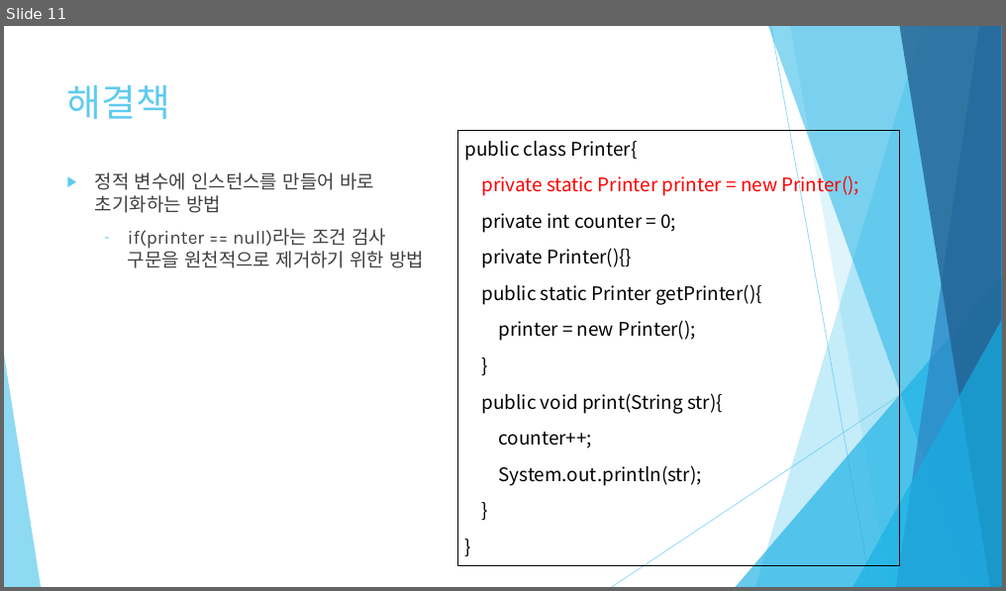
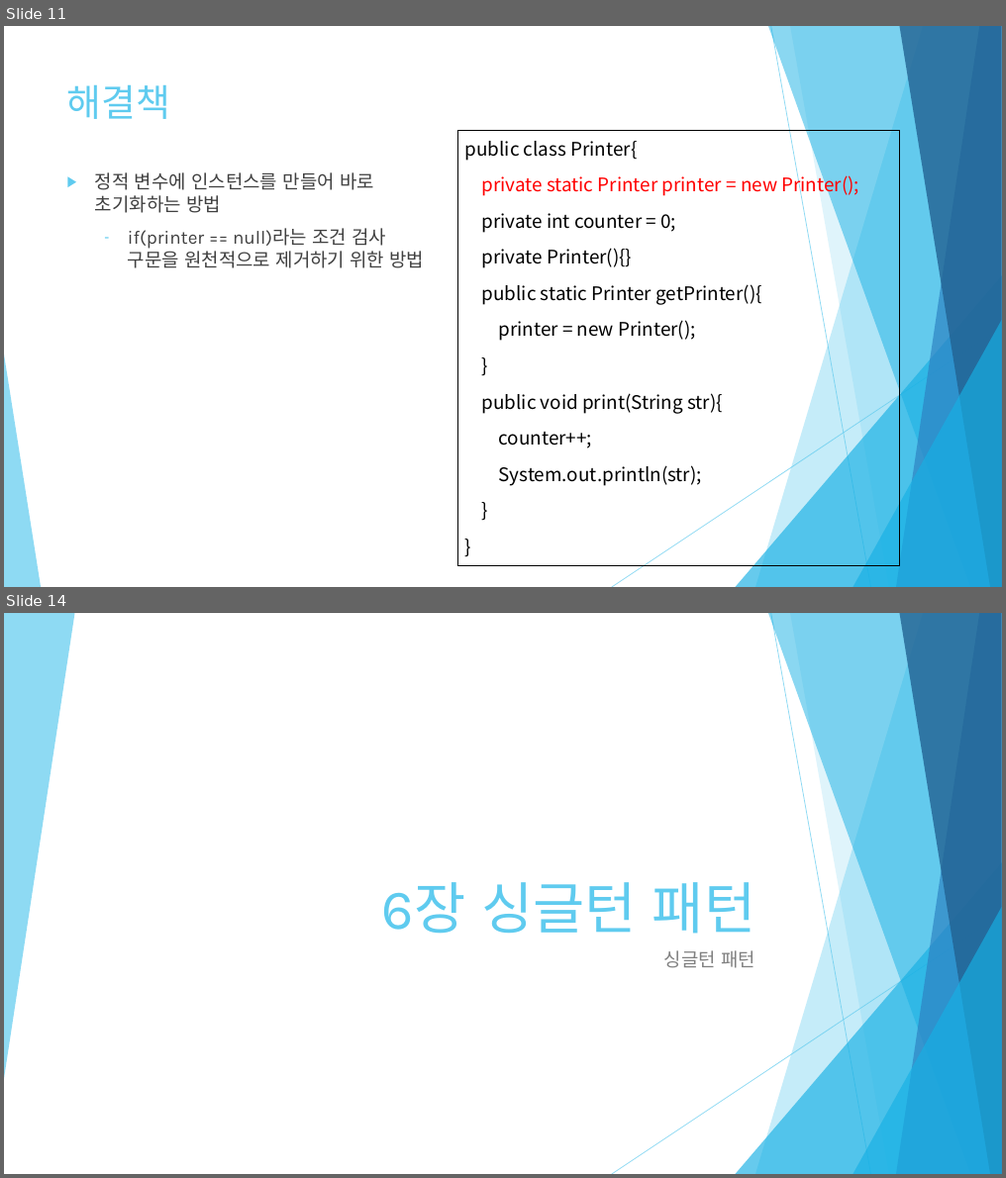
Before and after one commit to y3s-study/design-pattern, a slide deck: Chap6/JAVA 객체 지향 디자인 패턴 6장.pptx. Shown one above the other, each under a label of ours: slide 11 before the commit, slides 11 and 14 after it; the slides between them are not shown. The pictures are 1006x591 and 1006x1178 pixels, drawn with LibreOffice and Linux fonts; fonts in the diff are those of the drawing. Boxes give left, top, right and bottom in pixels: in the first picture for what was removed or moved away, otherwise in the second. Text is boxed around its words. In the diff, an @@ line names an element or a change of style, - is before the commit and + after.

Commit message:
[디자인 패턴] 6장 싱글턴 패턴 - 발표자료 내용 추가

```diff
--- a/Chap6/JAVA 객체 지향 디자인 패턴 6장.pptx
+++ b/Chap6/JAVA 객체 지향 디자인 패턴 6장.pptx
@@ slide 14 added at box(4, 613, 1002, 1174), background #FFFFFF; not listed: 9 template elements that a slide beside it also shows @@
@@ freeform shape added at box(4, 613, 74, 1078), fill #5FCBEF at 70% opacity @@
@@ title added at box(382, 882, 755, 934), 54 pt, text #5FCBEF @@
+6장 싱글턴 패턴
@@ subtitle added at box(664, 951, 755, 968), 18 pt, text #808080 @@
+싱글턴 패턴
```
Also in this commit, not shown: 2 slides changed, 4 other slides added, 17 slides removed.
